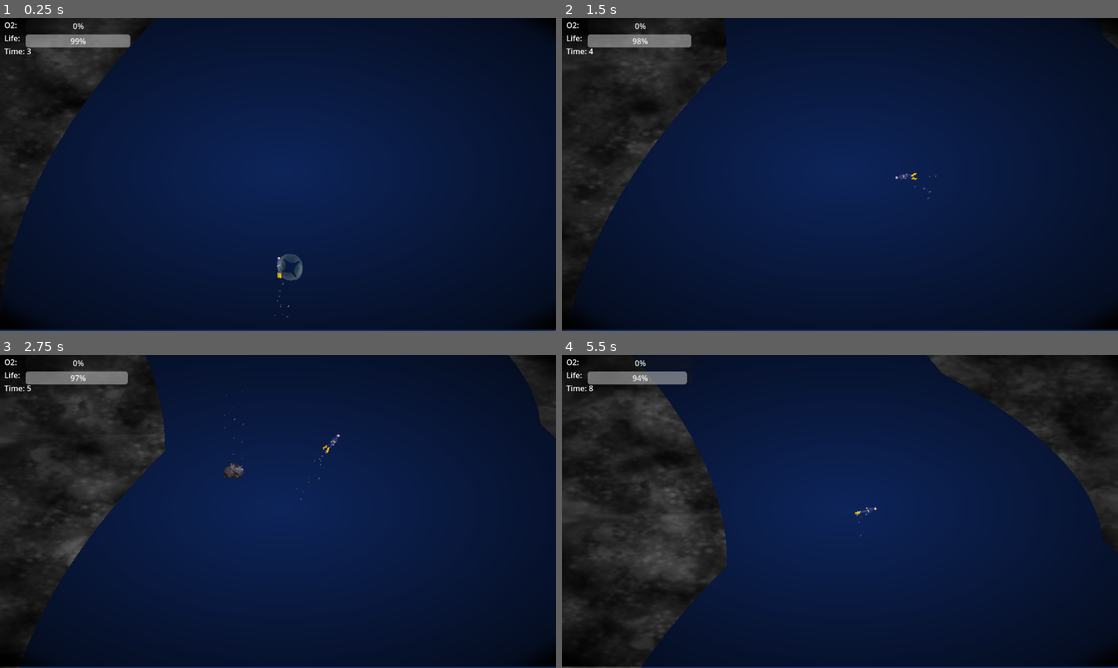
Above: before the commit, frames 1-4 (two rows, left to right).
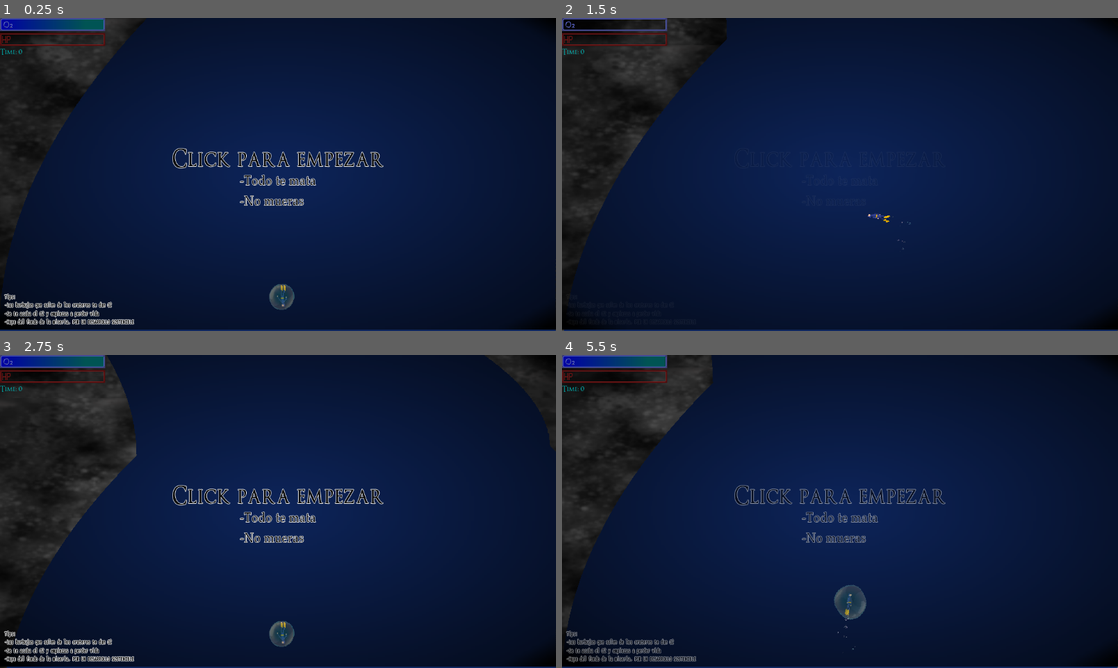
Above: after the commit, the same moments.

Repository: KnGod667/GGJ2025
Game: Godot game, scene res://scenes/main scene.tscn
Two runs of this game, one before a commit and one after it. Both use one fixed random seed, a clock stepped at 60 frames per second and the inputs below.
Inputs (mouse positions are in pixels of both pictures, inside the frame that each line leads up to):
- Up to frame 1 (0.25 s): no input
- Up to frame 2 (1.5 s): move the mouse to (962, 158) at 0.52 s; press the mouse at (962, 158) at 0.53 s; move the mouse to (728, 190) at 1.27 s; release the mouse at (728, 190) at 1.28 s; click (728, 190) at 1.35 s
- Up to frame 3 (2.75 s): move the mouse to (333, 442) at 2.02 s; press the mouse at (333, 442) at 2.03 s
- Up to frame 4 (5.5 s): move the mouse to (812, 574) at 2.77 s; release the mouse at (812, 574) at 2.78 s; click (812, 574) at 2.85 s; move the mouse to (1006, 558) at 3.52 s; press the mouse at (1006, 558) at 3.53 s; move the mouse to (673, 464) at 4.27 s; release the mouse at (673, 464) at 4.28 s; click (673, 464) at 4.35 s; move the mouse to (867, 511) at 5.02 s; press the mouse at (867, 511) at 5.03 s

The runs differ from the first frame. In frame 1, 5.2% of the frame differs, in the area x 0-100%, y 0-100%; in frame 2, 3.0%; in frame 3, 8.1%; in frame 4, 20%.

Commit message:
last2

Diff:
--- a/project.godot
+++ b/project.godot
@@ -29,6 +29,14 @@
 
 project/assembly_name="Ggj 2025"
 
+[input]
+
+click={
+"deadzone": 0.5,
+"events": [Object(InputEventMouseButton,"resource_local_to_scene":false,"resource_name":"","device":-1,"window_id":0,"alt_pressed":false,"shift_pressed":false,"ctrl_pressed":false,"meta_pressed":false,"button_mask":1,"position":Vector2(103, 4),"global_position":Vector2(110, 40),"factor":1.0,"button_index":1,"canceled":false,"pressed":true,"double_click":false,"script":null)
+]
+}
+
 [rendering]
 
 textures/canvas_textures/default_texture_filter=0
--- /dev/null
+++ b/scenes/CONTROL_UI/canvas_layer_2.gd
@@ -0,0 +1 @@
+extends CanvasLayer
--- a/scenes/CONTROL_UI/ui.tscn
+++ b/scenes/CONTROL_UI/ui.tscn
@@ -1,6 +1,98 @@
-[gd_scene load_steps=2 format=3 uid="uid://b3jnvwtu7da8p"]
+[gd_scene load_steps=16 format=3 uid="uid://b3jnvwtu7da8p"]
 
 [ext_resource type="Script" path="res://scripts/ui.gd" id="1_goj53"]
+[ext_resource type="Texture2D" uid="uid://dfq1gauyliwmp" path="res://resources/world/OXIGENO.png" id="2_088mj"]
+[ext_resource type="Texture2D" uid="uid://baa3inqf4gykj" path="res://resources/world/SALUD.png" id="3_eqbcq"]
+[ext_resource type="FontFile" uid="uid://ci25tfsrji62c" path="res://resources/OptimusPrinceps.ttf" id="4_08ome"]
+[ext_resource type="Texture2D" uid="uid://dhmpmqsf8ppug" path="res://resources/world/Inicio.png" id="5_mq4ko"]
+[ext_resource type="Texture2D" uid="uid://bm83jxe8kl7os" path="res://resources/world/DEAD.png" id="6_dngo3"]
+
+[sub_resource type="Gradient" id="Gradient_hsltg"]
+offsets = PackedFloat32Array(0, 0.811321)
+colors = PackedColorArray(1.92523e-06, 0, 0.653299, 1, 0, 0.329802, 0.329802, 1)
+
+[sub_resource type="GradientTexture2D" id="GradientTexture2D_alkbf"]
+gradient = SubResource("Gradient_hsltg")
+width = 218
+height = 24
+
+[sub_resource type="Gradient" id="Gradient_6g5l4"]
+offsets = PackedFloat32Array(0.0188679, 0.613208)
+colors = PackedColorArray(1, 0.333333, 1, 1, 0.669821, 0.0536889, 0.173907, 1)
+
+[sub_resource type="GradientTexture2D" id="GradientTexture2D_ndvk2"]
+gradient = SubResource("Gradient_6g5l4")
+width = 218
+height = 24
+
+[sub_resource type="LabelSettings" id="LabelSettings_r7f7j"]
+line_spacing = 10.0
+font = ExtResource("4_08ome")
+font_color = Color(0, 0.734117, 0.734117, 1)
+
+[sub_resource type="Animation" id="Animation_0d6sp"]
+resource_name = "a"
+tracks/0/type = "value"
+tracks/0/imported = false
+tracks/0/enabled = true
+tracks/0/path = NodePath("CanvasLayer2/TextureRect:modulate")
+tracks/0/interp = 1
+tracks/0/loop_wrap = true
+tracks/0/keys = {
+"times": PackedFloat32Array(0, 1),
+"transitions": PackedFloat32Array(1, 1),
+"update": 0,
+"values": [Color(1, 1, 1, 1), Color(1, 1, 1, 0)]
+}
+
+[sub_resource type="Animation" id="Animation_elkb5"]
+length = 0.001
+tracks/0/type = "value"
+tracks/0/imported = false
+tracks/0/enabled = true
+tracks/0/path = NodePath("CanvasLayer2/TextureRect:modulate")
+tracks/0/interp = 1
+tracks/0/loop_wrap = true
+tracks/0/keys = {
+"times": PackedFloat32Array(0),
+"transitions": PackedFloat32Array(1),
+"update": 0,
+"values": [Color(1, 1, 1, 1)]
+}
+tracks/1/type = "value"
+tracks/1/imported = false
+tracks/1/enabled = true
+tracks/1/path = NodePath("CanvasLayer2/TextureRect2:modulate")
+tracks/1/interp = 1
+tracks/1/loop_wrap = true
+tracks/1/keys = {
+"times": PackedFloat32Array(0),
+"transitions": PackedFloat32Array(1),
+"update": 0,
+"values": [Color(1, 1, 1, 0)]
+}
+
+[sub_resource type="Animation" id="Animation_ox23c"]
+resource_name = "b"
+tracks/0/type = "value"
+tracks/0/imported = false
+tracks/0/enabled = true
+tracks/0/path = NodePath("CanvasLayer2/TextureRect2:modulate")
+tracks/0/interp = 1
+tracks/0/loop_wrap = true
+tracks/0/keys = {
+"times": PackedFloat32Array(0, 0.966667),
+"transitions": PackedFloat32Array(1, 1),
+"update": 0,
+"values": [Color(1, 1, 1, 0), Color(1, 1, 1, 1)]
+}
+
+[sub_resource type="AnimationLibrary" id="AnimationLibrary_d6fa4"]
+_data = {
+"RESET": SubResource("Animation_elkb5"),
+"a": SubResource("Animation_0d6sp"),
+"b": SubResource("Animation_ox23c")
+}
 
 [node name="UI" type="Control"]
 layout_mode = 3
@@ -14,38 +106,44 @@
 [node name="CanvasLayer" type="CanvasLayer" parent="."]
 
 [node name="VBoxContainer" type="VBoxContainer" parent="CanvasLayer"]
-offset_left = 53.0
-offset_top = 3.0
-offset_right = 271.0
-offset_bottom = 61.0
+offset_right = 218.0
+offset_bottom = 90.0
+size_flags_vertical = 0
 
-[node name="O2_ProgressBar" type="ProgressBar" parent="CanvasLayer/VBoxContainer"]
+[node name="O2_ProgressBar" type="TextureProgressBar" parent="CanvasLayer/VBoxContainer"]
 layout_mode = 2
-min_value = 0.1
 max_value = 1.0
-value = 0.1
+step = 0.01
+texture_over = ExtResource("2_088mj")
+texture_progress = SubResource("GradientTexture2D_alkbf")
 
-[node name="Vida_ProgressBar" type="ProgressBar" parent="CanvasLayer/VBoxContainer"]
+[node name="Vida_ProgressBar" type="TextureProgressBar" parent="CanvasLayer/VBoxContainer"]
 layout_mode = 2
+texture_over = ExtResource("3_eqbcq")
+texture_progress = SubResource("GradientTexture2D_ndvk2")
 
-[node name="TextureProgressBar" type="TextureProgressBar" parent="CanvasLayer/VBoxContainer"]
-layout_mode = 2
-
-[node name="VBoxContainer2" type="VBoxContainer" parent="CanvasLayer"]
-offset_left = 9.0
-offset_top = 3.0
-offset_right = 52.0
-offset_bottom = 80.0
-
-[node name="O2_labe" type="Label" parent="CanvasLayer/VBoxContainer2"]
-layout_mode = 2
-text = "O2:"
-
-[node name="Life_label" type="Label" parent="CanvasLayer/VBoxContainer2"]
-layout_mode = 2
-text = "Life:
-"
-
-[node name="Time_Label" type="Label" parent="CanvasLayer/VBoxContainer2"]
+[node name="Time_Label" type="Label" parent="CanvasLayer/VBoxContainer"]
 layout_mode = 2
 text = "Time: 0"
+label_settings = SubResource("LabelSettings_r7f7j")
+
+[node name="CanvasLayer2" type="CanvasLayer" parent="."]
+
+[node name="TextureRect" type="TextureRect" parent="CanvasLayer2"]
+offset_right = 40.0
+offset_bottom = 40.0
+size_flags_vertical = 4
+texture = ExtResource("5_mq4ko")
+
+[node name="TextureRect2" type="TextureRect" parent="CanvasLayer2"]
+modulate = Color(1, 1, 1, 0)
+offset_right = 40.0
+offset_bottom = 40.0
+size_flags_vertical = 4
+texture = ExtResource("6_dngo3")
+
+[node name="AnimationPlayer" type="AnimationPlayer" parent="CanvasLayer2"]
+root_node = NodePath("../..")
+libraries = {
+"": SubResource("AnimationLibrary_d6fa4")
+}
--- a/scenes/main scene.tscn
+++ b/scenes/main scene.tscn
@@ -16,6 +16,7 @@
 script = ExtResource("1_3csix")
 
 [node name="TerrainGenerator" parent="." instance=ExtResource("1_3vxyn")]
+process_mode = 4
 
 [node name="Personaje" parent="TerrainGenerator" instance=ExtResource("3_s1njr")]
 z_index = 2
--- a/scenes/main_scene.gd
+++ b/scenes/main_scene.gd
@@ -1,9 +1,23 @@
 extends Node2D
+var pantalla : TextureRect
+var game
+var decay = false
 
 
 # Called when the node enters the scene tree for the first time.
 func _ready() -> void:
-	pass # Replace with function body.
+	game = get_child(0)
+	pantalla = get_child(1).get_child(1).get_child(0)
+
+func _input(event: InputEvent) -> void:
+	if event.is_action_pressed("click") and GlobalVariables.dead :
+		GlobalVariables.reload()
+		TerrainAdapter.reload()
+		get_tree().reload_current_scene()
+	elif event.is_action_pressed("click") and GlobalVariables.paused :
+		game.process_mode = PROCESS_MODE_INHERIT
+		GlobalVariables.pause(false)
+		get_child(1).get_child(1).get_child(2).play("a")
 
 
 # Called every frame. 'delta' is the elapsed time since the previous frame.
--- a/scripts/global_variables.gd
+++ b/scripts/global_variables.gd
@@ -1,30 +1,42 @@
 extends Node
 
-var paused = false
+var paused = true
 var max = 20
+var dead = false
 @export var scroll_speed = 120.0
 @export var life_loss_rate = 1
 @export var o2_loss_rate = 0.05
 
-@export var vida = 100.0
+@export var vida = 1.0
 @export var o2 = 1.0
-@export var spawn_fish = 3
-@export var spawn_rock = 2
-
+@export var spawn_fish = 2
+@export var spawn_rock = 1
+var score = 0.0
 
 func pause(val):
 	paused = val
+
+func reload():
+	vida = 1.0
+	o2 = 1.0
+	spawn_fish = 2
+	spawn_rock = 1
+	score = 0.0
+	dead = false
+	max = 20
+	paused = true
 
 func _ready() -> void:
 	pass
 
 func _process(delta: float) -> void:
-	if Time.get_ticks_msec()/1000 == max:
-		max += 10
-		spawn_fish -= 0.5
-		spawn_rock -= 0.5
-	if o2 > 0:
-		o2 -= o2_loss_rate * delta
-	else:
-		vida -=life_loss_rate*delta
-	spawn_rock = Time.get_ticks_msec()/1000
+	if !paused:
+		score+=delta
+		if floor(score) == max:
+			max += 5
+			spawn_fish -= 0.2
+			spawn_rock -= 0.2
+		if o2 > 0:
+			o2 -= o2_loss_rate * delta
+		else:
+			vida -=life_loss_rate*delta
--- a/scripts/personaje.gd
+++ b/scripts/personaje.gd
@@ -35,6 +35,8 @@
 	$BubblePrueba.play("dead")
 	$CPUParticles2D.gravity = Vector2(0,-1000)
 	$PointLight2D.hide()
+	GlobalVariables.dead = true
+	GlobalVariables.paused = true
 
 func hit_():
 	GlobalVariables.vida -= 10
--- a/scripts/terrain_adapter.gd
+++ b/scripts/terrain_adapter.gd
@@ -57,3 +57,6 @@
 
 func _ready() -> void:
 	pass # Replace with function body.
+
+func reload():
+	initialized = false
--- a/scripts/ui.gd
+++ b/scripts/ui.gd
@@ -1,11 +1,14 @@
 extends Control
-
+var varia = false
 # Called when the node enters the scene tree for the first time.
 func _ready() -> void:
 	pass
 
 # Called every frame. 'delta' is the elapsed time since the previous frame.
 func _process(delta: float) -> void:
+	if GlobalVariables.dead and !varia:
+		$CanvasLayer2/AnimationPlayer.play("b")
+		varia = true
 	$CanvasLayer/VBoxContainer/O2_ProgressBar.value = GlobalVariables.o2
 	$CanvasLayer/VBoxContainer/Vida_ProgressBar.value = GlobalVariables.vida
-	$CanvasLayer/VBoxContainer2/Time_Label.text = "Time: " + str(Time.get_ticks_msec()/1000)
+	$CanvasLayer/VBoxContainer/Time_Label.text = "Time: " + str(floor(GlobalVariables.score))
Binary file added: resources/OptimusPrinceps.ttf
Not shown, added: resources/OptimusPrinceps.ttf.import
Binary file added: resources/world/HUECODEXAVIERDELADO.png
Not shown, added: resources/world/HUECODEXAVIERDELADO.png.import
Binary file changed: resources/world/Inicio.png
Binary file added: resources/world/OXIGENO.png
Not shown, added: resources/world/OXIGENO.png.import
Binary file added: resources/world/SALUD.png
Not shown, added: resources/world/SALUD.png.import
Not shown: 1 places in scenes/main scene.tscn that only renumber resources
Not shown: 1 places in scenes/mobs/enemy_1.tscn that only renumber resources
Not shown: 1 places in scenes/vigneethe.tres that only renumber resources
